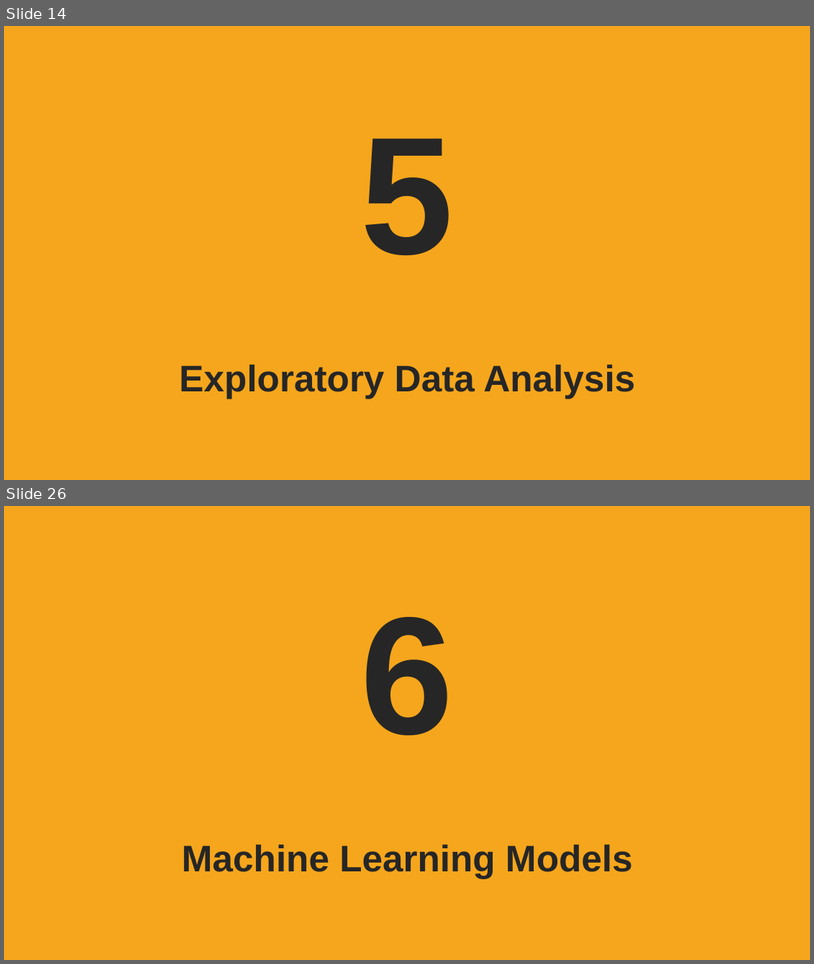
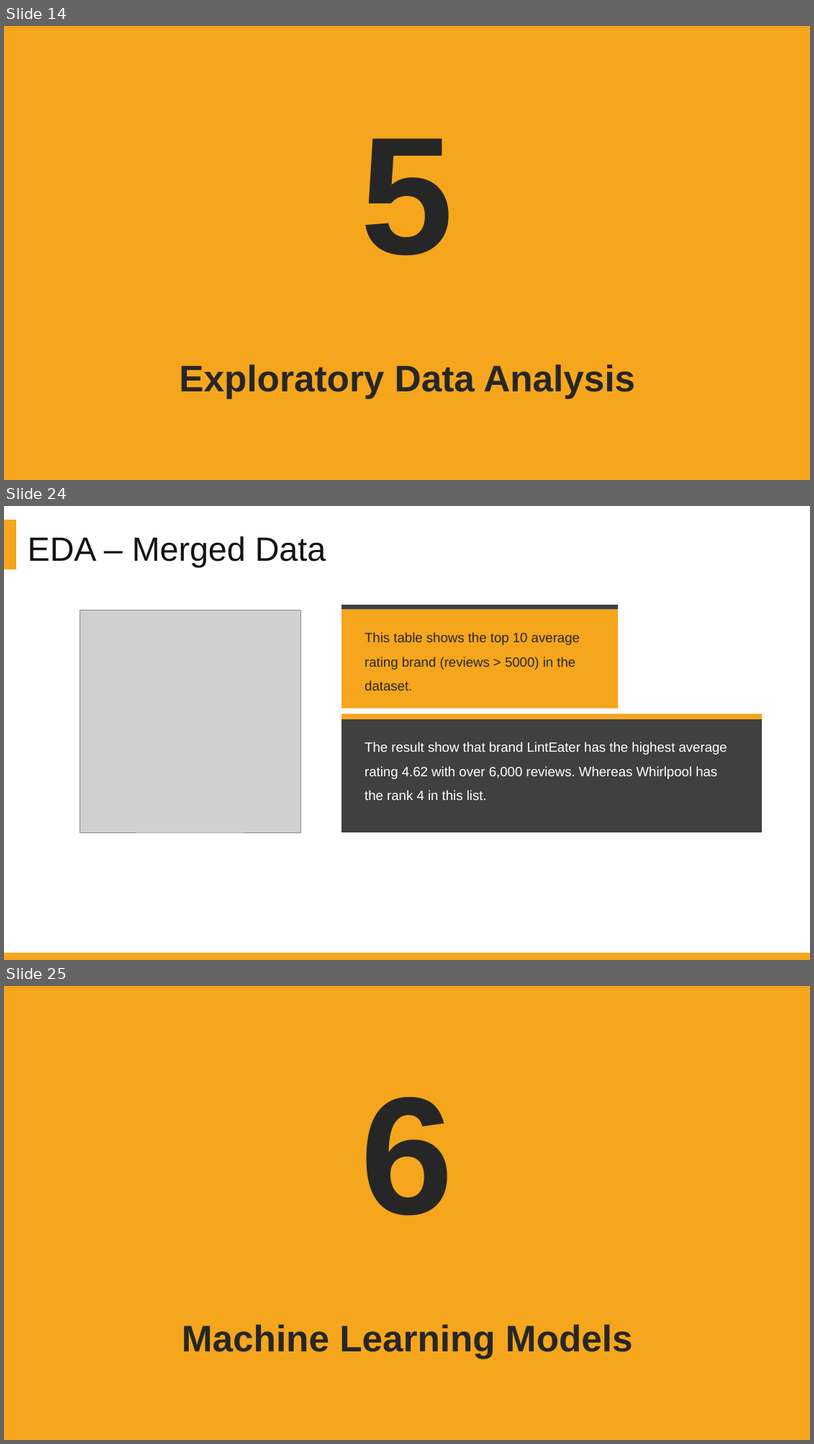
Before and after one commit to DATA-606-SPRING-2022/Jin_DATA606, a slide deck: presentation/Project_Presentation_EDA_v1.1.pptx. Shown one above the other, each under a label of ours: slides 14 and 26 before the commit, slides 14, 24 and 25 after it; the slides between them are not shown. The pictures are 814x964 and 814x1444 pixels, drawn with LibreOffice and Linux fonts; fonts in the diff are those of the drawing; grey boxes stand for pictures; background and template pictures are left out. Boxes give left, top, right and bottom in pixels: in the first picture for what was removed or moved away, otherwise in the second. Text is boxed around its words. In the diff, an @@ line names an element or a change of style, - is before the commit and + after.

```diff
--- a/presentation/Project_Presentation_EDA_v1.1.pptx
+++ b/presentation/Project_Presentation_EDA_v1.1.pptx
@@ slide 24 added at box(4, 506, 810, 960), background #FFFFFF @@
@@ rectangle added at box(4, 520, 16, 569), fill #F5A61C @@
@@ text added at box(25, 538, 162, 548), 28 pt, text #404040 @@
+Add your title
@@ text added at box(28, 536, 326, 568), 40 pt, text #141214 @@
+EDA – Merged Data
@@ text added at box(25, 556, 487, 800), 18 pt, text #A6A6A6 @@
+Click add this section keywords detailed description of the contents of this paragraph
@@ picture added at box(80, 610, 301, 833) @@
@@ rectangle added at box(342, 610, 619, 708), fill #F5A61C @@
@@ rectangle added at box(342, 605, 619, 610), fill #404040 @@
@@ text added at box(365, 632, 580, 690), 16 pt, text #262626 @@
+This table shows the top 10 average rating brand (reviews > 5000) in the dataset.
@@ rectangle added at box(342, 719, 763, 832), fill #404040 @@
@@ rectangle added at box(342, 713, 763, 719), fill #F5A61C @@
@@ text added at box(365, 741, 728, 800), 16 pt, text #FFFFFF @@
+The result show that brand LintEater has the highest average rating 4.62 with over 6,000 reviews. Whereas Whirlpool has the rank 4 in this list.
@@ rectangle added at box(4, 952, 810, 960), fill #F5A61C @@
@@ what was slide 26 is now slide 25 @@
```
Also in this commit, not shown: 2 slides changed, 7 other slides added, 1 slide removed.
